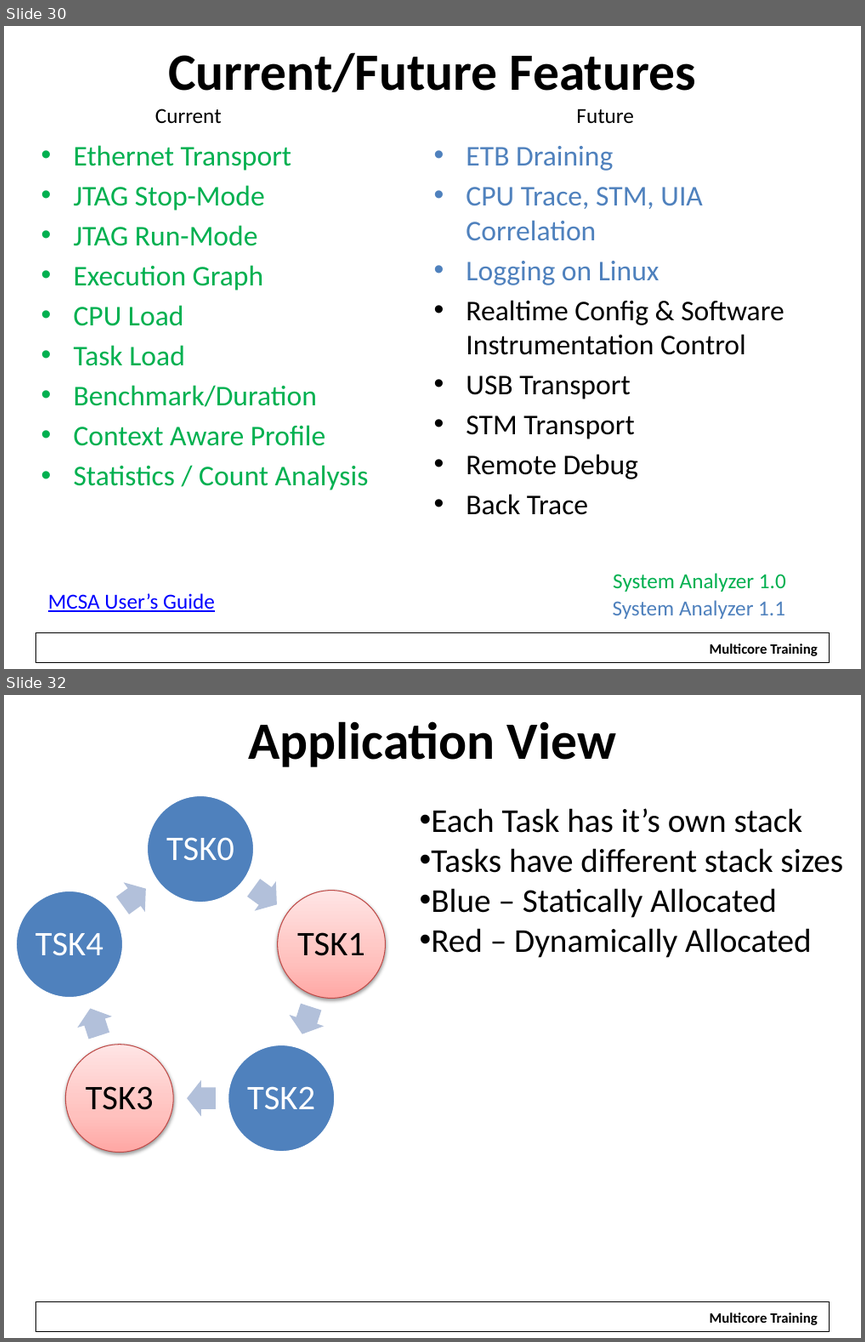
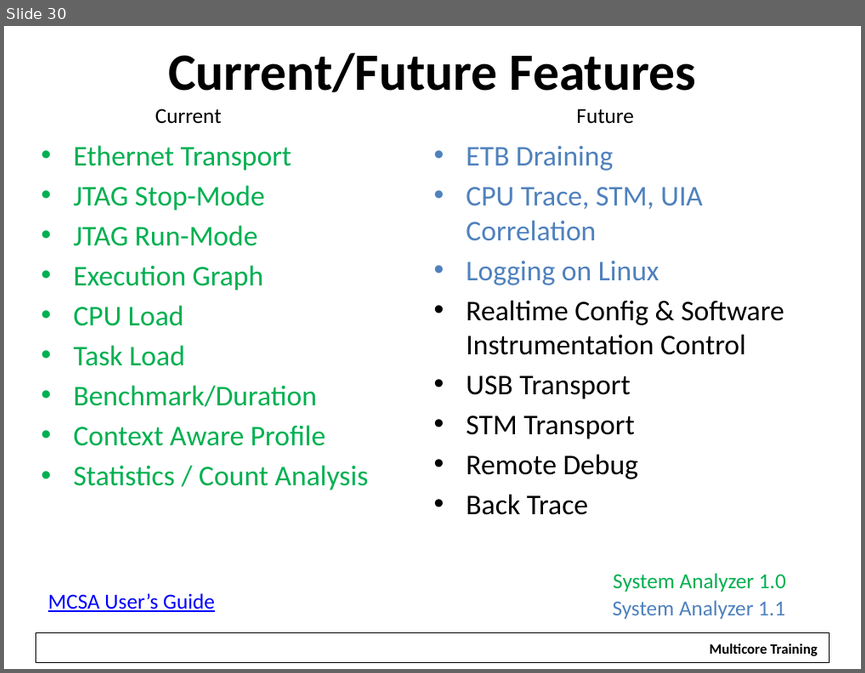
Before and after one commit to hari1989/keystone-workshop, a slide deck: slides/KeyStone Advanced Debug.pptx. Shown one above the other, each under a label of ours: slides 30 and 32 before the commit, slide 30 after it; the slides between them are not shown. The pictures are 865x1342 and 865x673 pixels, drawn with LibreOffice and Linux fonts; fonts in the diff are those of the drawing; background and template pictures are left out. Boxes give left, top, right and bottom in pixels: in the first picture for what was removed or moved away, otherwise in the second. Text is boxed around its words. In the diff, an @@ line names an element or a change of style, - is before the commit and + after.

```diff
--- a/slides/KeyStone Advanced Debug.pptx
+++ b/slides/KeyStone Advanced Debug.pptx
@@ slide 32 removed at (4,695,861,1338), background #FFFFFF; not listed: 2 template elements that a slide beside it also shows @@
@@ title removed at (248,721,616,767) @@
-Application View
@@ text removed at (431,808,843,958) @@
-• Each Task has it’s own stack
-• Tasks have different stack sizes
-• Blue – Statically Allocated
-• Red – Dynamically Allocated
@@ group removed at (15,795,386,1151): 5 ellipses, 5 texts, 5 right arrows @@
-TSK0
-TSK1
-TSK2
-TSK3
-TSK4
```
Also in this commit, not shown: 2 other slides removed.
